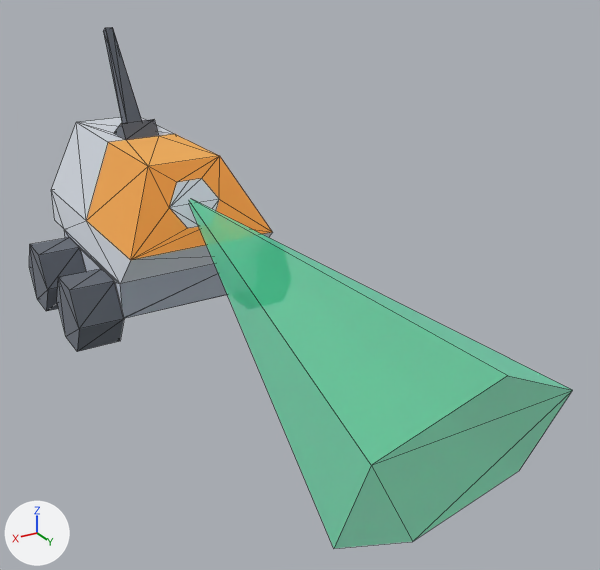
Renders of the glTF model client/resources/models/rover.glb from each side of a commit.
Camera for both pictures: a 50 mm lens placed at (3.43, 9.15, 4.37), pointed at (-0.42, 2.74, 1.17). The lights are fixed; the arrows at lower left show +X, +Y and +Z. Mesh edges are drawn as thin lines. Where no turn or scale is listed for an object, it has been applied to the vertices.

Objects in the first picture: 'effect', 'unit_rover', 'wheel_br', 'wheel_fr'.
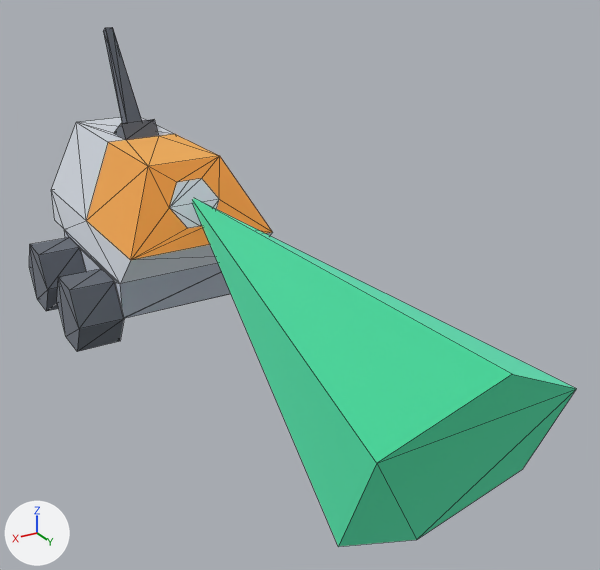
The change in detail:
In material 'crystal.005' (mat_crystal_005), alpha goes from 0.5 to 1.0.
Object 'effect' (ob_effect) moves from (0.03, 2.01, 1.32) to (0.0, 2.01, 1.32).

What differs and where, as boxes (x1, y1, x2, y2) in the pictures (600 x 570 px):
'effect', surface changed, moved
    before: (189, 199, 573, 548)
    after: (192, 198, 576, 547)
